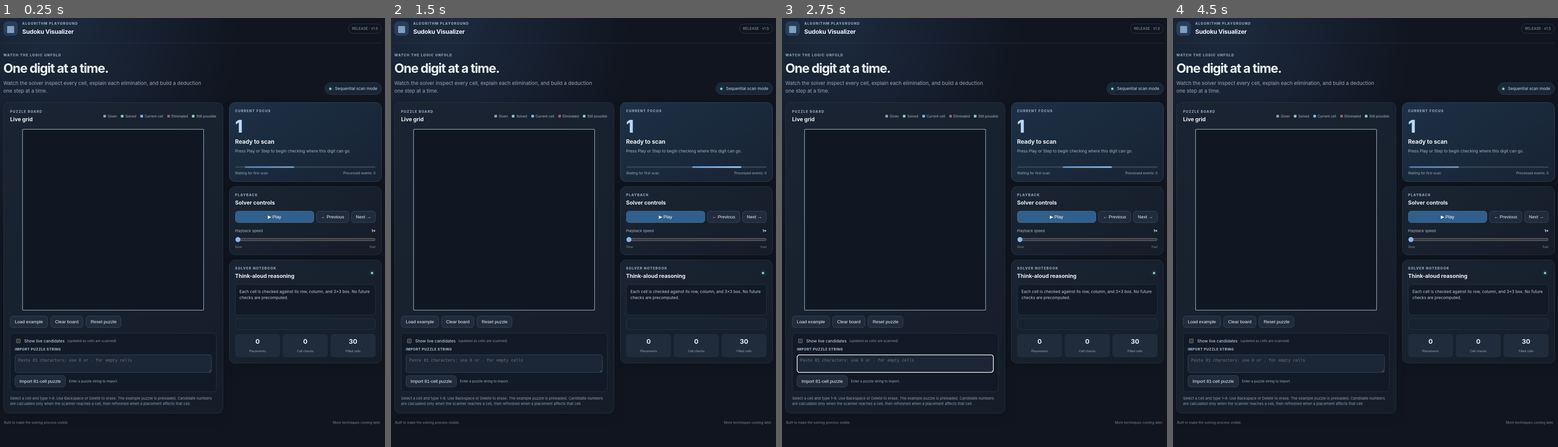
Above: before the commit, frames 1-4 (left to right).
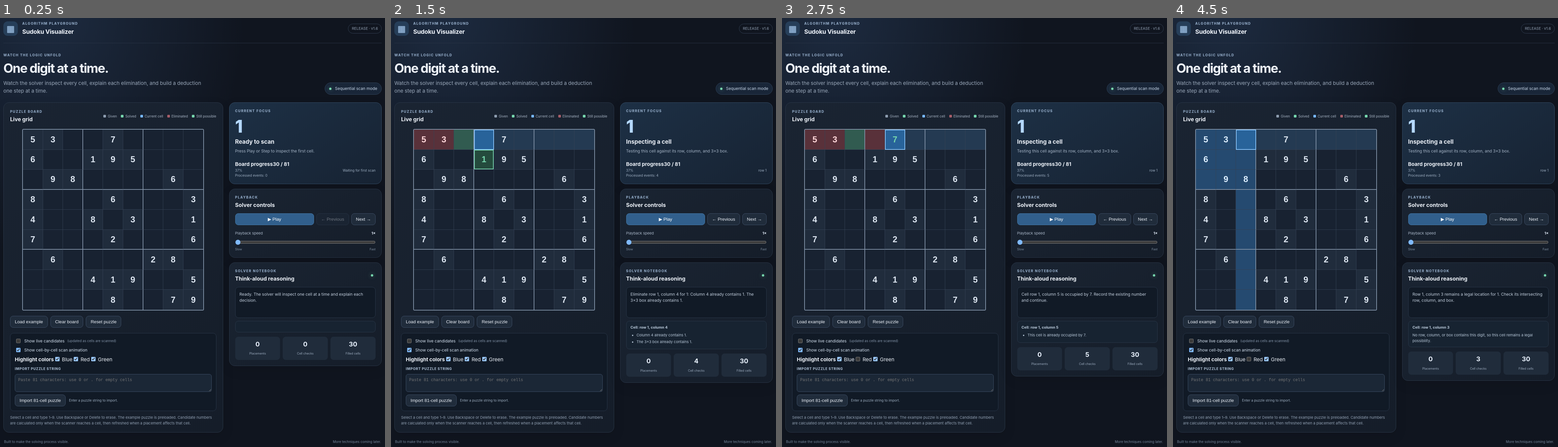
Above: after the commit, the same moments.

Repository: emac75camera/Sudoku-Visualizer
Game: browser game, page index.html
Same seed, same stepped clock (60 frames per second), same inputs: the game is played once before the commit and once after it.
Inputs (mouse positions are in pixels of both pictures, inside the frame that each line leads up to):
- Up to frame 1 (0.25 s): no input
- Up to frame 2 (1.5 s): click "▶ Play" at 0.27 s; click "Next →" at 0.52 s; click "▶ Play" at 0.77 s; hold Right from 1.03 s (still down); tap Space at 1.1 s
- Up to frame 3 (2.75 s): release Right at 1.53 s; hold Left 1.58-2.15 s; tap Space at 1.6, 2.1, 2.6 s; click (859, 361) at 2.02 s; hold Right from 2.2 s (still down)
- Up to frame 4 (4.5 s): release Right at 2.87 s; hold Left 2.92-3.35 s; tap Space at 3.1, 3.6, 4.1 s; click "▶ Play" at 3.27 s; hold Right 3.4-3.9 s; hold Left from 3.95 s (still down)

The runs differ from the first frame. In frame 1, 12% of the frame differs, in the area x 0-100%, y 1-100%; in frame 2, 15%; in frame 3, 14%; in frame 4, 17%.
Error before the commit: TypeError: Cannot read properties of null (reading 'addEventListener')

Commit message:
Add v1.6 progress and display controls

Diff:
--- a/index.html
+++ b/index.html
@@ -12,7 +12,7 @@
     <header class="topbar">
       <div class="brand-mark" aria-hidden="true">▦</div>
       <div><p class="eyebrow">ALGORITHM PLAYGROUND</p><h1>Sudoku Visualizer</h1></div>
-      <span class="version">RELEASE · v1.5</span>
+      <span class="version">RELEASE · v1.6</span>
     </header>
 
     <section class="intro">
@@ -38,6 +38,8 @@
         </div>
         <div class="input-tools">
           <label class="toggle-label"><input id="candidateToggle" type="checkbox"> Show live candidates <span class="muted-inline">(updated as cells are scanned)</span></label>
+          <label class="toggle-label"><input id="scanVisualToggle" type="checkbox" checked> Show cell-by-cell scan animation</label>
+          <div class="display-settings"><strong>Highlight colors</strong><label><input id="colorBlue" type="checkbox" checked> Blue</label><label><input id="colorRed" type="checkbox" checked> Red</label><label><input id="colorGreen" type="checkbox" checked> Green</label></div>
           <label for="puzzleString" class="input-label">Import puzzle string</label>
           <textarea id="puzzleString" rows="2" placeholder="Paste 81 characters: use 0 or . for empty cells"></textarea>
           <div class="import-row"><button id="importBtn" class="button secondary">Import 81-cell puzzle</button><span id="importStatus" class="import-status" aria-live="polite">Enter a puzzle string to import.</span></div>
@@ -51,8 +53,10 @@
           <div class="focus-number" id="focusNumber">1</div>
           <h3 id="focusTitle">Ready to scan</h3>
           <p id="focusDescription" class="muted">Press Play or Step to begin checking where this digit can go.</p>
-          <div class="scan-track" aria-label="Live scan activity"><div id="scanProgress" class="scan-progress"></div></div>
-          <div class="scan-meta"><span id="scanUnit">Waiting for first scan</span><span id="stepCount">Processed events: 0</span></div>
+          <div class="progress-heading"><strong>Board progress</strong><strong id="progressText">30 / 81</strong></div>
+          <div class="board-progress" role="progressbar" aria-label="Filled Sudoku cells" aria-valuemin="0" aria-valuemax="81" aria-valuenow="30"><div id="progressFill" class="board-progress-fill"></div></div>
+          <div class="scan-meta"><span id="progressPercent">37%</span><span id="scanUnit">Waiting for first scan</span></div>
+          <div class="scan-meta"><span id="stepCount">Processed events: 0</span></div>
         </section>
 
         <section class="panel controls-panel">
